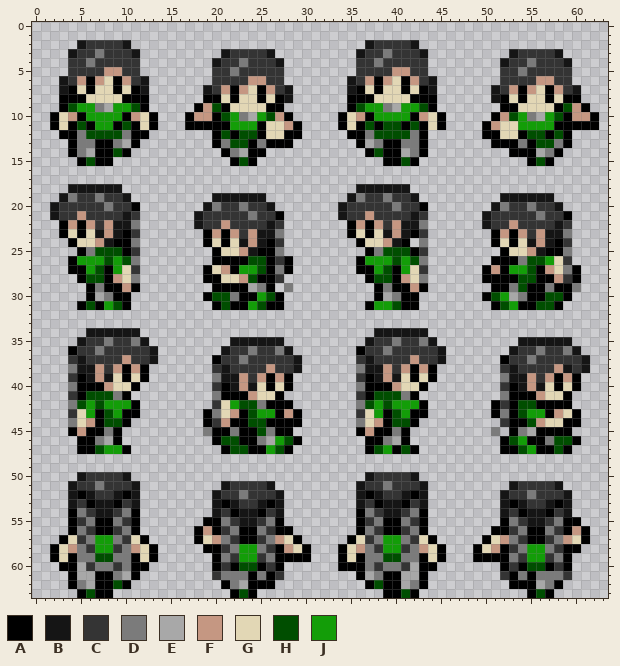
One commit to this pixel-art sprite: images/actors/reela.png. Above, as it was before the edit.
The file is 64x64 pixels.
Palette (. is transparent): A #000000  B #151515  C #343434  D #7b7b7b  E #a8a8a8  F #c59782  G #e2d7b5  H #004e00  J #139d08
After:
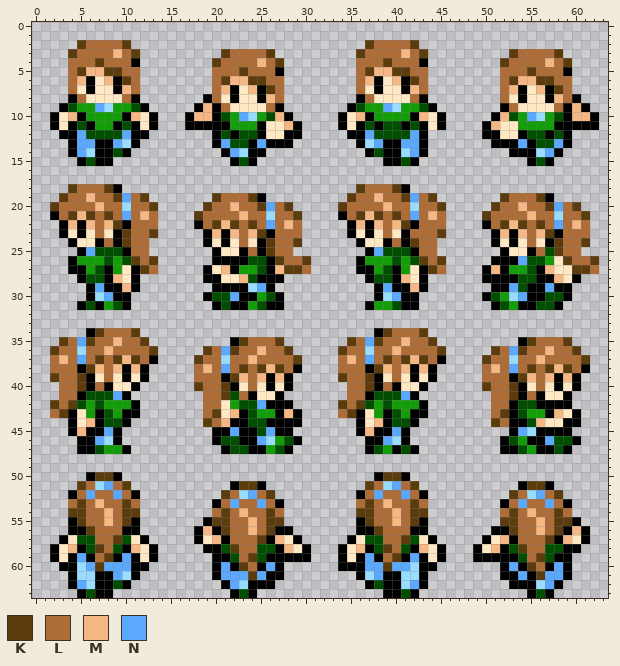
Colours new in this view: K #5c3c0d  L #ae6c37  M #f5b784  N #5ba8ff
From old to new:
@@ palette @@
-E #a8a8a8
+E #98dcff
-G #e2d7b5
+G #ffe9c5
@@ x 0..63 @@
  1 ................................................................
- 2 .....BCCCCB..........................BCCCCB.....................
- 3 ....BCCDCCCB.........BCCCCB.........BCCDCCCB.........BCCCCB.....
- 4 ....CCDCCCCC........BCCDCCCB........CCDCCCCC........BCCDCCCB....
- 5 ....CCCCFFCC........CCDCCCCC........CCCCFFCC........CCDCCCCC....
- 6 ...BCFAFGAFCB.......CCCCFFCC.......BCFAFGAFCB.......CCCCFFCC....
- 7 ...BAGAGGAGAB......BCFAFGAFCB......BAGAGGAGAB......BCFAFGAFCB...
- 8 ...AAAGGGGAAA......AAGAGGAGAB......AAAGGGGAAA......BAGAGGAGAA...
- 9 ...AHJJDEJJHA.....AFHAGGGGAA.......AHJJDEJJHA.......AAGGGGAHFA..
-10 ..AGFAJJJJAFGA...AFFAHJDEJHFA.....AGFAJJJJAFGA.....AFHJDEJHAFFA.
-11 ..AGAHAJJAHAGA...AAAAAJJJAGGFA....AGAHAHHAHAGA....AFGGJJJJAAAAA.
-12 ...AADHHHHDAA.......AHAHHAGGAA.....AADHHHHDA......AAGGAHHAHA....
-13 ....ADDAADEA........ADHHADAAA.......AEDAADDA.......AAADAHHDA....
-14 ....ADEAAHA..........ADEAA...........AHAAEDA.........AAAEDA.....
+ 2 .....KLLLLK..........................KLLLLK.....................
+ 3 ....KLLLLMLK.........KLLLLK.........KLLLLMLK.........KLLLLK.....
+ 4 ....LLLKLLLA........KLLLLMLK........LLLKLLLA........KLLLLMLK....
+ 5 ....LKMMKKLL........LLLKLLLA........LKMMKKLL........LLLKLLLA....
+ 6 ....LMAGMAKL........LKMMKKLL........LMAGMAKL........LKMMKKLL....
+ 7 ....LGAGGAML........LMAGMAKL........LGAGGAML........LMAGMAKL....
+ 8 ....ALGGGGLA.......ALGAGGAML........ALGGGGLA........LGAGGAMLA...
+ 9 ...AHJJNEJJHA.....AMALGGGGLA.......AHJJNEJJHA.......ALGGGGLAMA..
+10 ..AGMAJJJJAMGA...AMMAHJNEJHMA.....AGMAJJJJAMGA.....AMHJNEJHAMMA.
+11 ..AGAHAJJAHAGA...AAAAAJJJAGGMA....AGAHAHHAHAGA....AMGGJJJJAAAAA.
+12 ...AANHHHHNAA.......AHAHHAGGAA.....AANHHHHNA......AAGGAHHAHA....
+13 ....ANNAANEA........ANHHANAAA.......AENAANNA.......AAANAHHNA....
+14 ....ANEAAHA..........ANEAA...........AHAAENA.........AAAENA.....
 15 .....AHAA.............AHA..............AAHA............AHA......
@@ x 0..63 @@
 17 ................................................................
-18 ....BBBBBB..........................BBBBBB......................
-19 ...BDCCDCCB.........BBBBBB.........BDCCDCCB.........BBBBBB......
-20 ..BCCCCCDCCA.......BDCCDCCB.......BCCCCCDCCA.......BDCCDCCB.....
-21 ..BCCFCCCCBC......BCCCCCDCCA......BCCFCCCCBC......BCCCCCDCCA....
-22 ...AFAFCFBBD......BCCFCCCCBC.......AFAFCFBBD......BCCFCCCCBC....
-23 ...AGAGBFBAC.......AFAFCFBBD.......AGAGBFBAC.......AFAFCFBBD....
-24 ....AGGFBAAD.......AGAGBFBAC........AGGFBA.D.......AGAGBFBAC....
-25 .....ADHHHAC........AGGFBAAD.........ADHHHAC........AGGFBAAD....
-26 ....AJJJHJHD........AAAAHHACA.......AJJJHJHD.......AAADHHJGC....
-27 ....AAJHAJGC.......AGFAJJHADA.......AAJHAJGC......AFAJJHAFGDA...
-28 .....AHHAFGD.......AAGGFHAAC.........AHHAFGD......AAAAHHAAFCA...
-29 ......ADAAFA........AAAAEDA.D.........ADAAFA.......AADHAADAAD...
-30 ......AEDAA........AHHDAAJHA..........AEDAA.......AHJEDAAHHA....
+18 ....KLLLKA..........................KLLLKA......................
+19 ...KLLMLLKNLK.......KLLLKA.........KLLMLLKNLK.......KLLLKA......
+20 ..KLLLLMLLELLK.....KLLMLLKNLK.....KLLLLMLLELLK.....KLLMLLKNLK...
+21 ..ALKMKLKLNLML....KLLLLMLLELLK....ALKMKLKLNLML....KLLLLMLLELLK..
+22 ...AMAMLMKALLL....ALKMKLKLNLML.....AMAMLMKALLL....ALKMKLKLNLML..
+23 ...AGAGLGAKLLK.....AMAMLMKALLL.....AGAGLGALLLK.....AMAMLMKALLL..
+24 ....AGGALAKLL......AGAGLGAKLLK......AGGALAKLL......AGAGLGAKLLK..
+25 .....ANHHHALL.......AGGALAKLL........ANHHHALL.......AGGALHKLL...
+26 ....AJJJHJHKLK......AAAAHHAKLLK.....AJJJHJHKLK.....AAANHHJGKLLK.
+27 ....AAJHAJGAKL.....AGMAJJHAMKKL.....AAJHAJGAKL....AMAJJHAMGGKKL.
+28 .....AHHAMGA.......AAGGMHAAA.........AHHAMGA......AAAAHHAAMGA...
+29 ......ANAAMA........AAAAENA...........ANAAMA.......AANHAANAA....
+30 ......AENAA........AHHNAAJHA..........AENAA.......AHJENAAHHA....
 31 .....AHAJHA.........AHAAJHAA.........AJJHAA........AHJAAHHA.....
@@ x 0..63 @@
 33 ................................................................
-34 ......BBBBBB..........................BBBBBB....................
-35 .....BCCDCCDB.........BBBBBB.........BCCDCCDB.........BBBBBB....
-36 ....ACCDCCCCCB.......BCCDCCDB.......ACCDCCCCCB.......BCCDCCDB...
-37 ....CBCCCCFCCB......ACCDCCCCCB......CBCCCCFCCB......ACCDCCCCCB..
-38 ....DBBFCFAFA.......CBCCCCFCCB......DBBFCFAFA.......CBCCCCFBCB..
-39 ....CABFBGAGA.......DBBFCFAFA.......CABFBGAGA.......DBBFCFAFA...
-40 ....DAAAFGGA........CABFBGAGA.......DAAAFGGA........CABFBGAGA...
-41 ....CAHHHDA.........DAAAFGGA........CAHHHDA.........DAAAFGGA....
-42 ....DHJHJJJA........CGJHHDAAA.......DHJHJJJA.......ACAHHAAAA....
-43 ....CGJAHJAA.......ADGFAHJJAFA......CGJAHJAA.......ADAHJJAFGA...
-44 ....DGFAHHA........ACFAAHHAAAA......DGFAHHA.........CAAHFGGAA...
-45 ....AFAADA.........DAADAAHDAA.......AFAADA.........D.ADEAAAA....
-46 .....AADEA..........AHHAADEJHA.......AADEA..........AHJAADHHA...
+34 ......AKLLLK..........................AKLLLK....................
+35 ...KLNKLLMLLK.........AKLLLK.......KLNKLLMLLK.........AKLLLK....
+36 ..KLLELLMLLLLK.....KLNKLLMLLK.....KLLELLMLLLLK.....KLNKLLMLLK...
+37 ..LMLNLKLKMKLA....KLLELLMLLLLK....LMLNLKLKMKLA....KLLELLMLLLLK..
+38 ..LLLAKMLMAMA.....LMLNLKLKMKLA....LLLAKMLMAMA.....LMLNLKLKMKLA..
+39 ..KLLKAGLGAGA.....LLLAKMLMAMA.....KLLKAGLGAGA.....LLLAKMLMAMA...
+40 ...LLKALAGGA......KLLKAGLGAGA......LLKALAGGA......KLLKAGLGAGA...
+41 ...LLAHHHNA........LLKHLAGGA.......LLAHHHNA........LLKALAGGA....
+42 ..KLKHJHJJJA.......LLGJHHNAAA.....KLKHJHJJJA.......LLAHHAAAA....
+43 ..LKAGJAHJAA.......LKGMAHJJAMA....LKAGJAHJAA.......LKAHJJAMGA...
+44 ....AGMAHHA........KLMAAHHAAAA......AGMAHHA........KLAAHMGGAA...
+45 ....AMAANA..........AANAAHNAA.......AMAANA...........ANEAAAA....
+46 .....AANEA..........AHHAANEJHA.......AANEA..........AHJAANHHA...
 47 .....AAHJJA..........AHHAAJHA........AHJAHA.........AAHJAAHA....
@@ x 0..63 @@
 49 ................................................................
-50 .....BCCCCB..........................BCCCCB.....................
-51 ....BCCDCCCB.........BCCCCB.........BCCDCCCB.........BCCCCB.....
-52 ....BABCCBAB........BCCDCCCB........BABCCBAB........BCCDCCCB....
-53 ....BCABBACB........BABCCBAB........BCABBACB........BABCCBAB....
-54 ....ADCBBCDA........BCABBACB........ADCBBCDA........BCABBACB....
-55 ....ACDAADCA.......AADCBBCDA........ACDAADCA........ADCBBCDAA...
-56 ....ADCAACDA......AFACDAADCAA.......ADCAACDA.......AACDAADCAFA..
-57 ...AGCDJJDCGA.....AGFDCAACDFGA.....AGCDJJDCGA.....AGFDCAACDFGA..
-58 ..AGFDCJJCDFGA.....AACDJJDCAFGA...AGFDCJJCDFGA...AGFACDJJDCAA...
-59 ..AGADDHHDDAGA......ADCJJCDAAAA...AGADDHHDDAGA...AAAADCJJCDA....
-60 ...AAECDDCDAA.......ACAHHACA......AAADCDDCEAA.......ACAHHACA....
-61 ....AEEAADEA........CDDDADAC........AEDAAEEA........CADADDDC....
-62 ....ADEAAHA..........ADEAAA..........AHAAEDA.........AAAEDA.....
+50 ......AKKA............................AKKA......................
+51 .....KLENLK...........AKKA...........KLENLK...........AKKA......
+52 ....ALNLLNLA.........KLENLK.........ALNLLNLA.........KLENLK.....
+53 ....LKLMLLKL........ALNLLNLA........LKLMLLKL........ALNLLNLA....
+54 ....KKLLMLKK........LKLMLLKL........KKLLMLKK........LKLMLLKL....
+55 ....AKLLMLKA.......AKKLLMLKK........AKLLMLKA........KKLLMLKKA...
+56 ....AAKLLLAA......AMAKLLMLKAA.......AAKLLLAA.......AAKLLMLKAMA..
+57 ...AGHHLLKHGA.....AGMALLLKAMGA.....AGHHLLKHGA.....AGMALLLKAMGA..
+58 ..AGMAHKLHAMGA.....AAHKLLHHAMGA...AGMAHKLHAMGA...AGMAHKLLHHAA...
+59 ..AGANALKANAGA......AAHLKHAAAAA...AGANALKANAGA...AAAAAHLKHAA....
+60 ...AAENKNNNAA.......ANAKLANA......AAANNKNNEAA.......ANAKLANA....
+61 ....AEEAANEA........ANNNKNAA........AENAAEEA........AANAKNNA....
+62 ....ANEAAHA..........ANEAAA..........AHAAENA.........AAAENA.....
 63 .....AHAA.............AHA..............AAHA............AHA......
Pixel boxes of the changes (left, top, right, bottom) in both pictures:
changed: (59, 40, 149, 157)
changed: (347, 40, 437, 157)
changed: (194, 49, 293, 157)
changed: (491, 49, 590, 157)
changed: (50, 184, 158, 589)
changed: (194, 184, 599, 589)
